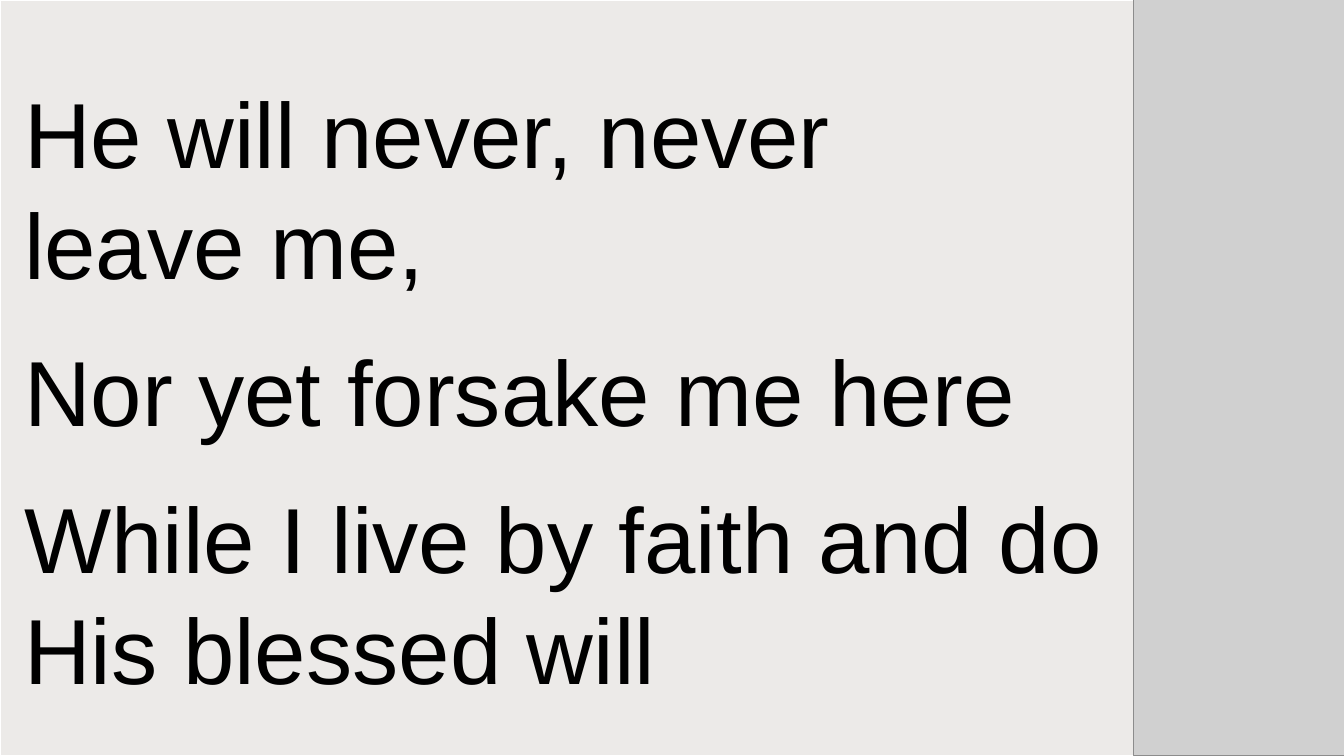
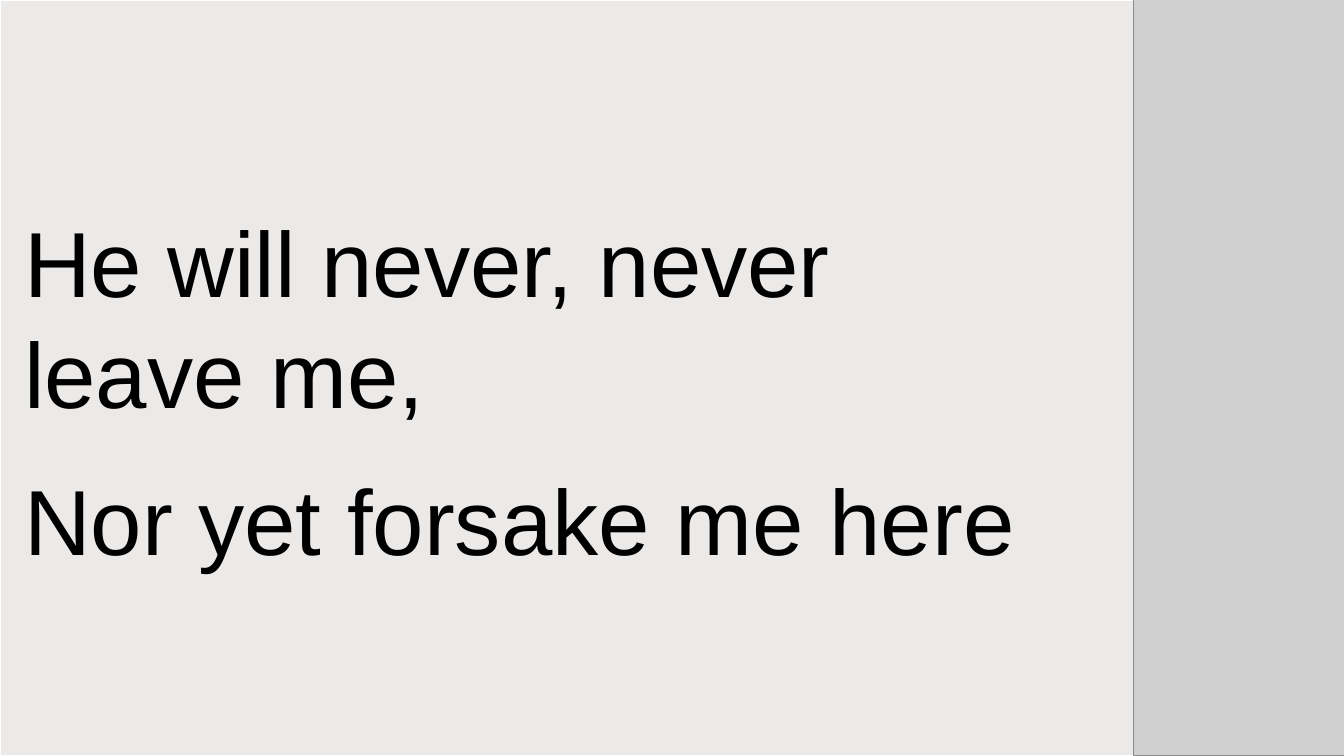
Before and after one commit to gwfrench164-collab/worship_slides, a slide deck: slide 150 of dev_out/decks/songs_test.pptx (slide 147 before the commit). Drawn at 1344x756 pixels with LibreOffice and Linux fonts; fonts in the diff are those of the drawing; grey boxes stand for pictures. Boxes give left, top, right and bottom in pixels: in the first picture for what was removed or moved away, otherwise in the second. Text is boxed around its words. In the diff, an @@ line names an element or a change of style, - is before the commit and + after.

```diff
--- a/dev_out/decks/songs_test.pptx
+++ b/dev_out/decks/songs_test.pptx
@@ text at (24,506,1102,685): paragraphs removed @@
-While I live by faith and do
-His blessed will
```
Also in this commit, not shown: 28 other slides changed, 8 slides added, 4 slides removed, 18 other files.
